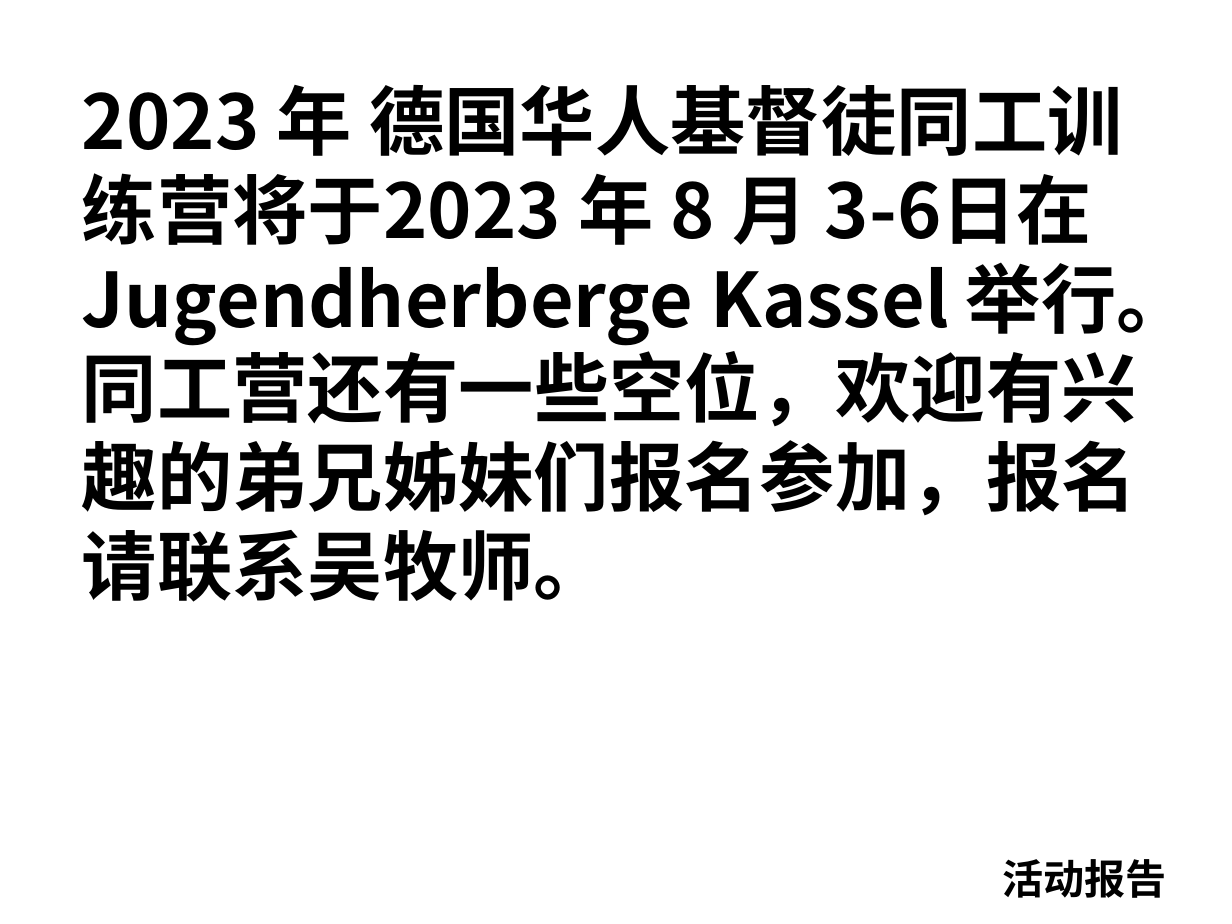
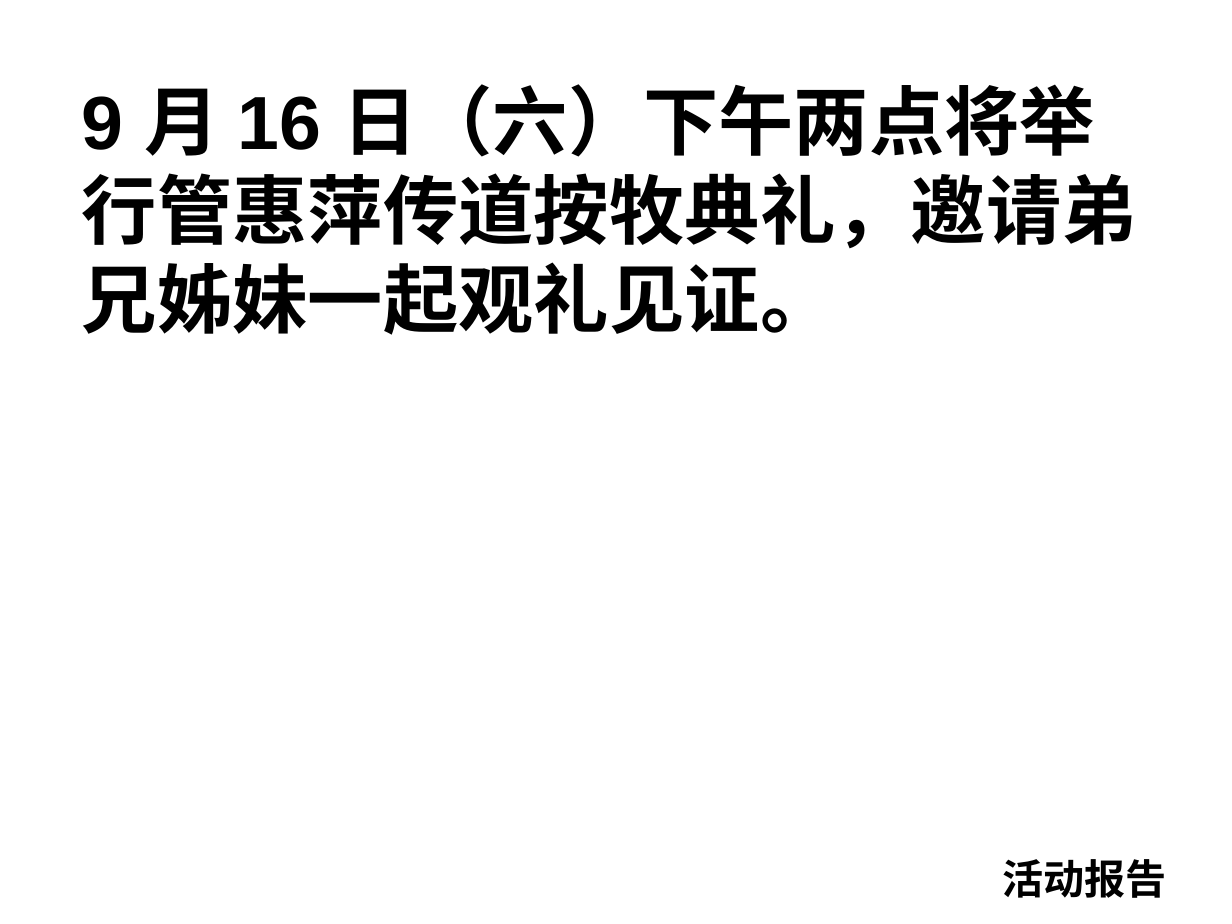
Before and after one commit to jackey-qiu/pyworship, a slide deck: slide 139 of 2023-09-03.pptx (slide 125 before the commit). Drawn at 1232x924 pixels with LibreOffice and Linux fonts; fonts in the diff are those of the drawing. Boxes give left, top, right and bottom in pixels: in the first picture for what was removed or moved away, otherwise in the second. Text is boxed around its words. In the diff, an @@ line names an element or a change of style, - is before the commit and + after.

```diff
--- a/2023-09-03.pptx
+++ b/2023-09-03.pptx
@@ text at box(82, 84, 1137, 335): text changed; font Noto Sans CJK SC to Arial @@
-2023 年 德国华人基督徒同工训练营将于2023 年 8 月 3-6日在 Jugendherberge Kassel 举行。同工营还有一些空位，欢迎有兴趣的弟兄姊妹们报名参加，报名请联系吴牧师。
+9 月 16 日（六）下午两点将举行管惠萍传道按牧典礼，邀请弟兄姊妹一起观礼见证。
```
Also in this commit, not shown: 38 other slides changed, 82 slides added, 64 slides removed, 14 other files.
